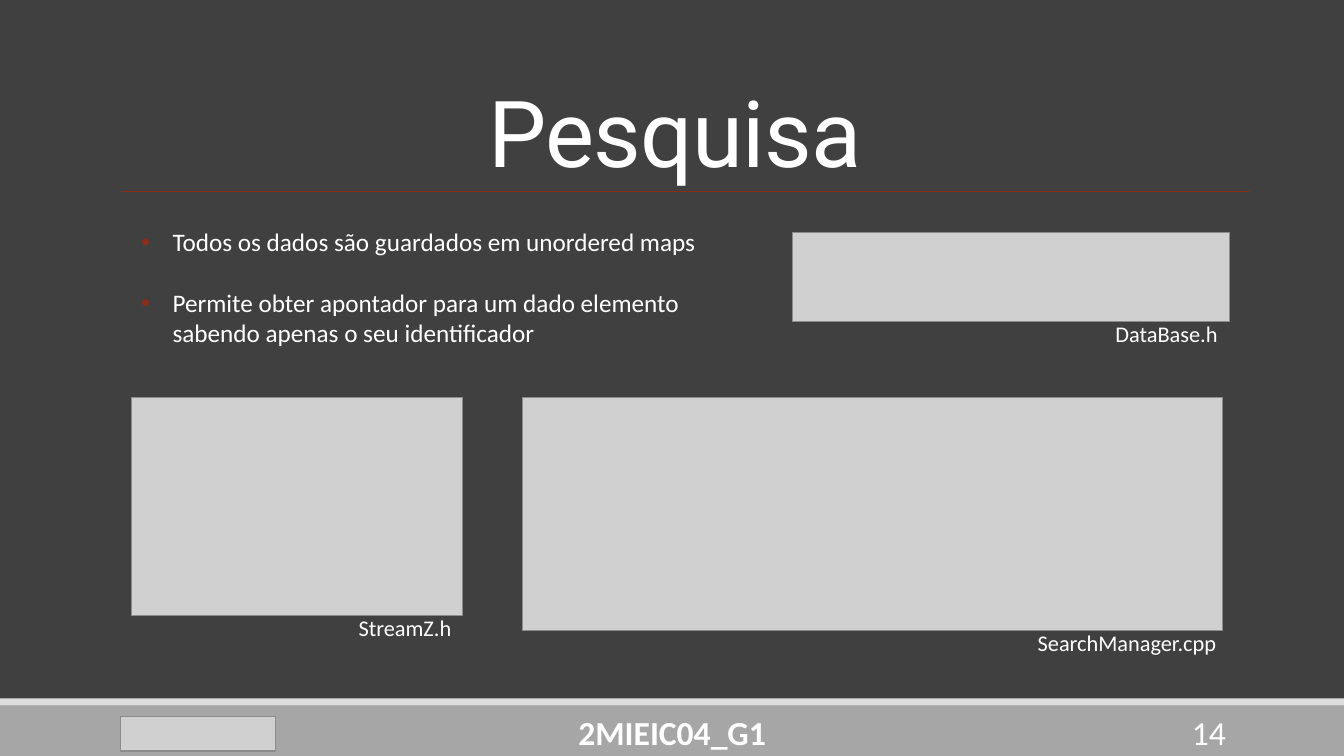
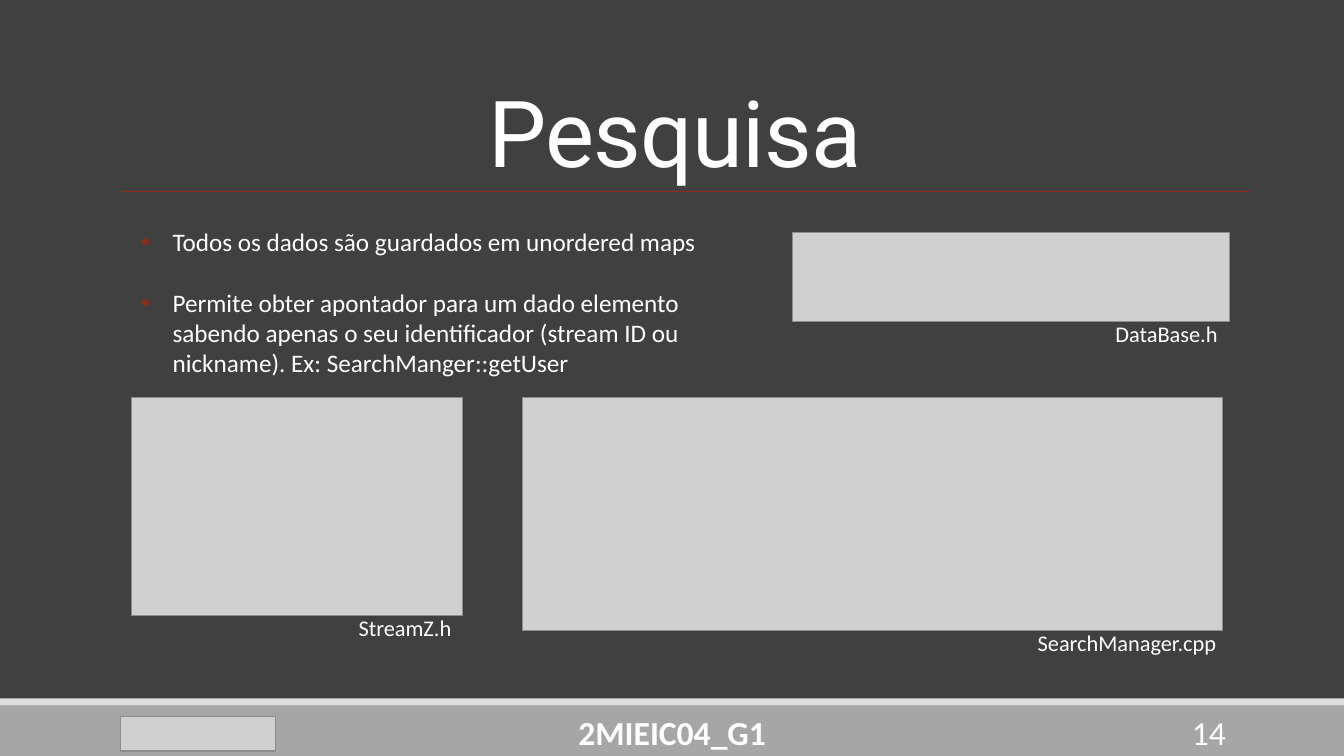
Before and after one commit to DoStini/FEUP-AEDA-proj, a slide deck: slide 14 of StreamZ_Apresentation4.pptx. Drawn at 1344x756 pixels with LibreOffice and Linux fonts; fonts in the diff are those of the drawing; grey boxes stand for pictures. Boxes give left, top, right and bottom in pixels: in the first picture for what was removed or moved away, otherwise in the second. Text is boxed around its words. In the diff, an @@ line names an element or a change of style, - is before the commit and + after.

```diff
--- a/StreamZ_Apresentation4.pptx
+++ b/StreamZ_Apresentation4.pptx
@@ text at (173,294,679,377): text changed @@
-• Permite obter apontador para um dado elemento sabendo apenas o seu identificador
+• Permite obter apontador para um dado elemento sabendo apenas o seu identificador (stream ID ou nickname). Ex: SearchManger::getUser
```
Also in this commit, not shown: 9 other slides changed, 1 slide added, 2 slides removed.
